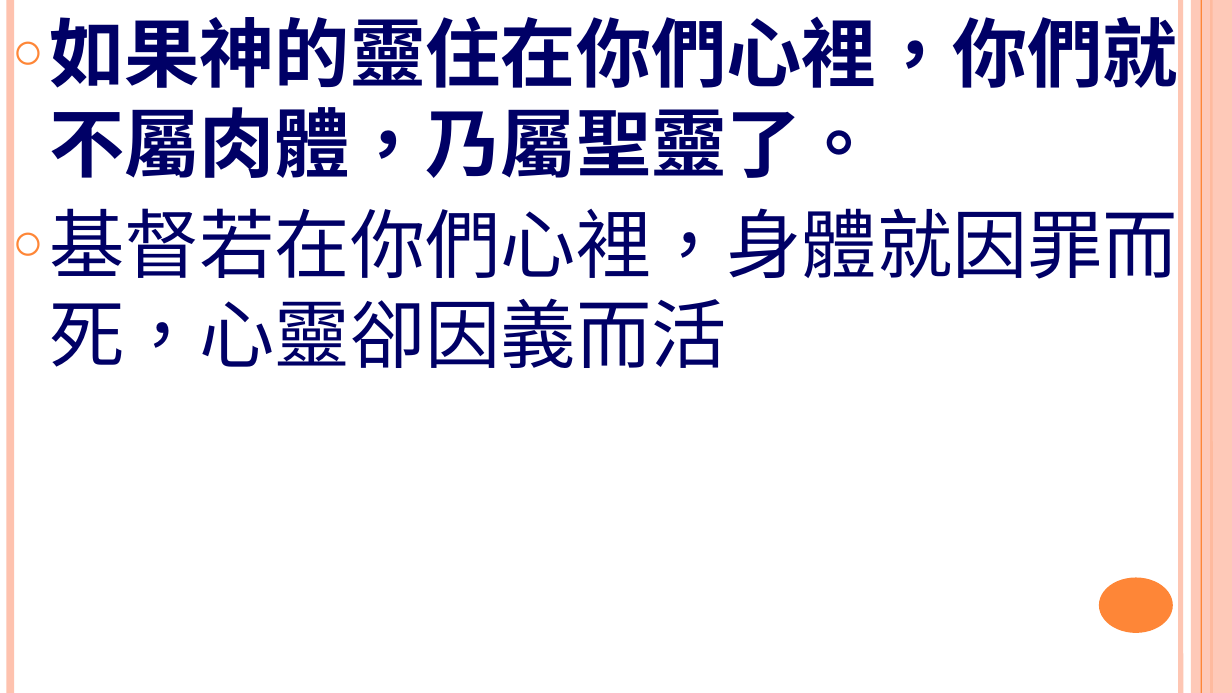
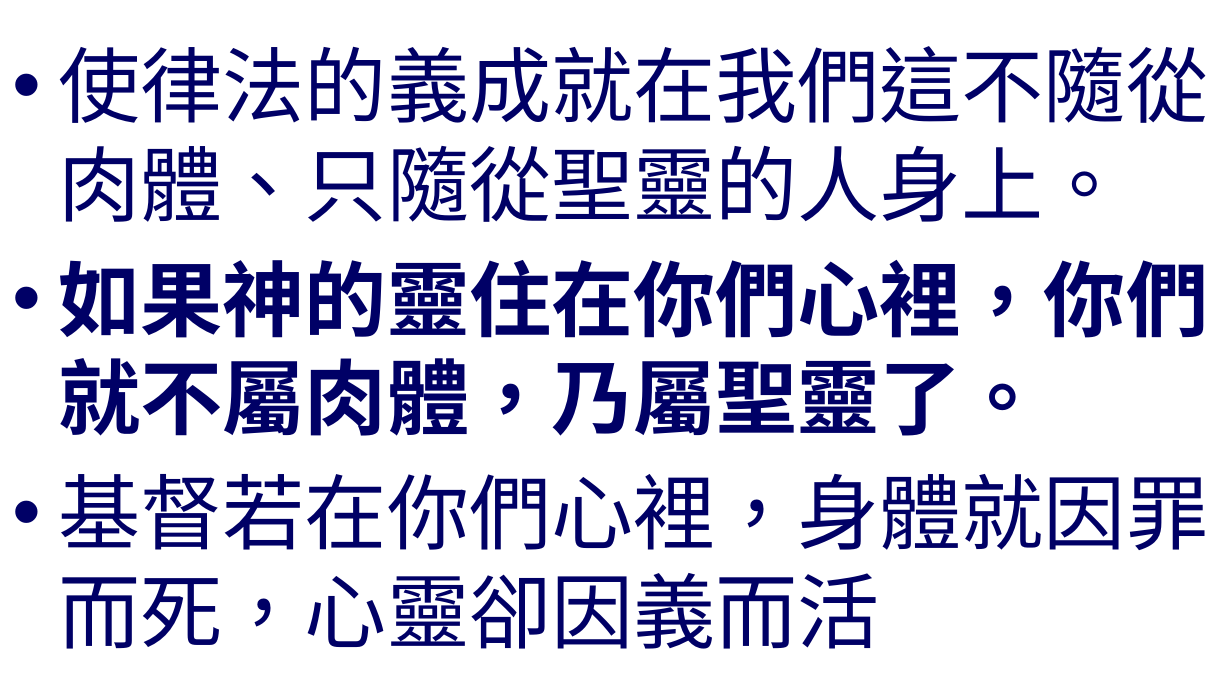
Before and after one commit to batisuoc/worship-resources, a slide deck: slide 3 of 29基督徒的確據.pptx. Drawn at 1232x693 pixels with LibreOffice and Linux fonts; fonts in the diff are those of the drawing; background and template pictures are left out. Boxes give left, top, right and bottom in pixels: in the first picture for what was removed or moved away, otherwise in the second. Text is boxed around its words. In the diff, an @@ line names an element or a change of style, - is before the commit and + after.

```diff
--- a/29基督徒的確據.pptx
+++ b/29基督徒的確據.pptx
@@ text "使律法的義成就在我們這不隨從肉體、只隨從聖靈的人身上。" at box(59, 46, 1209, 649): vertical alignment top to middle @@
@@ line removed from (10, 0) to (10, 692) @@
@@ line removed from (1180, 0) to (1180, 692) @@
@@ rectangle removed at box(1191, 0, 1232, 692) @@
@@ line removed from (1201, 0) to (1201, 692) @@
@@ line removed from (1211, 0) to (1211, 692) @@
@@ text at box(59, 46, 1209, 222): paragraph added @@
+• 使律法的義成就在我們這不隨從肉體、只隨從聖靈的人身上。
@@ text at box(59, 260, 1209, 649): size 44 to 48 pt in "如果神的靈住在你們心裡，你們就不屬肉體，乃屬聖靈了。", "基督若在你們心裡，身體就因罪而死，心靈卻因義而活"; bullet ○ to •; more space between paragraphs @@
@@ ellipse removed at box(1099, 578, 1173, 633) @@
```
Also in this commit, not shown: 4 other slides changed, 1 slide added.
